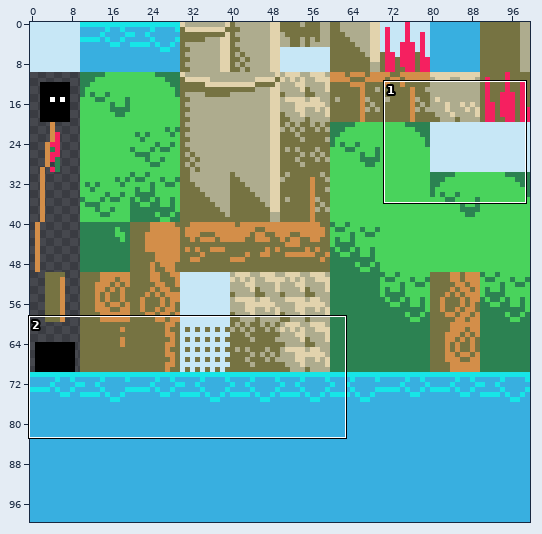
Edited in one commit: sprite sheet (godotproject/media/pillars.png). The picture above shows the old version from afar; the outline marks the close-up.
Close-up. Earlier state:
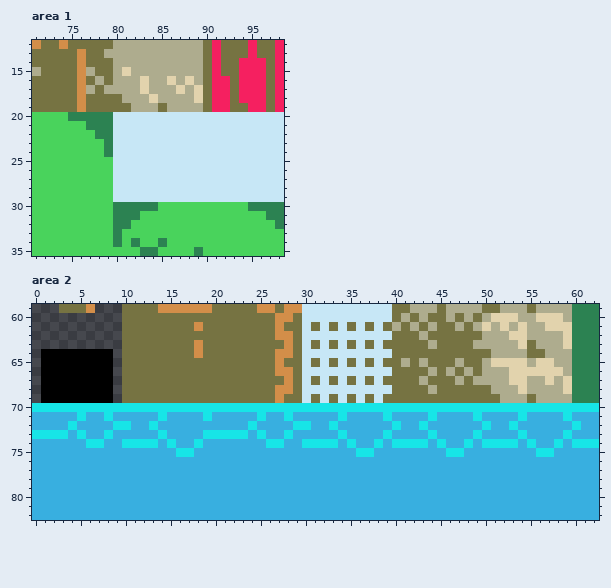
The file is 100x100 pixels. Shown: area 1: x 71..98, y 12..35; area 2: x 0..62, y 59..82.
And afterwards:
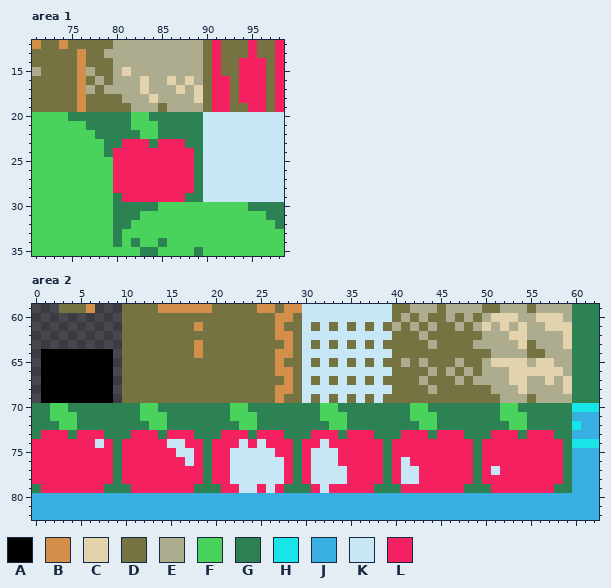
Palette (. is transparent): A #000000  B #d38e49  C #e2d3ad  D #767342  E #aeac8e  F #49d35c  G #2c8252  H #17e5e7  J #38afe0  K #c7e7f6  L #f52060
The edit:
Changed rows in their new state; - is an unchanged pixel.
Area 1:
first column x 80:
20 GGFFGGGGGG
21 GGFFFGGGGG
22 GGGFFGGGGG
23 GLLLGLLLGG
24 LLLLLLLLLG
25 LLLLLLLLLG
26 LLLLLLLLLG
27 LLLLLLLLLG
28 LLLLLLLLLG
29 GLLLLLLLGG
Area 2:
first column x 0:
70 GGFFGGGGGGGGFFGGGGGGGGFFGGGGGGGGFFGGGGGGGGFFGGGGGGGGFFGGGGGG
71 GGFFFGGGGGGGFFFGGGGGGGFFFGGGGGGGFFFGGGGGGGFFFGGGGGGGFFFGGGGG
72 GGGFFGGGGGGGGFFGGGGGGGGFFGGGGGGGGFFGGGGGGGGFFGGGGGGGGFFGGGGG
73 GLLLGLLLGGGLLLGLLLGGGLLLGLLLGGGLLLGLLLGGGLLLGLLLGGGLLLGLLLGG
74 LLLLLLLKLGLLLLLKKLLGLLLKLKLLLGLLKLLLLLLGLLLLLLLLLGLLLLLLLLLG
75 LLLLLLLLLGLLLLLLKKLGLLKKKKKLLGLKKKLLLLLGLLLLLLLLLGLLLLLLLLLG
76 LLLLLLLLLGLLLLLLLKLGLLKKKKKKLGLKKKLLLLLGLKLLLLLLLGLLLLLLLLLG
77 LLLLLLLLLGLLLLLLLLLGLLKKKKKKLGLKKKKLLLLGLKKLLLLLLGLKLLLLLLLG
78 LLLLLLLLLGLLLLLLLLLGLLKKKKKKLGLKKKKLLLLGLKKLLLLLLGLLLLLLLLLG
79 GLLLLLLLGGGLLLLLLLGGGLLKKLKLGGGLKLLLLLGGGLLLLLLLGGGLLLLLLLGG
